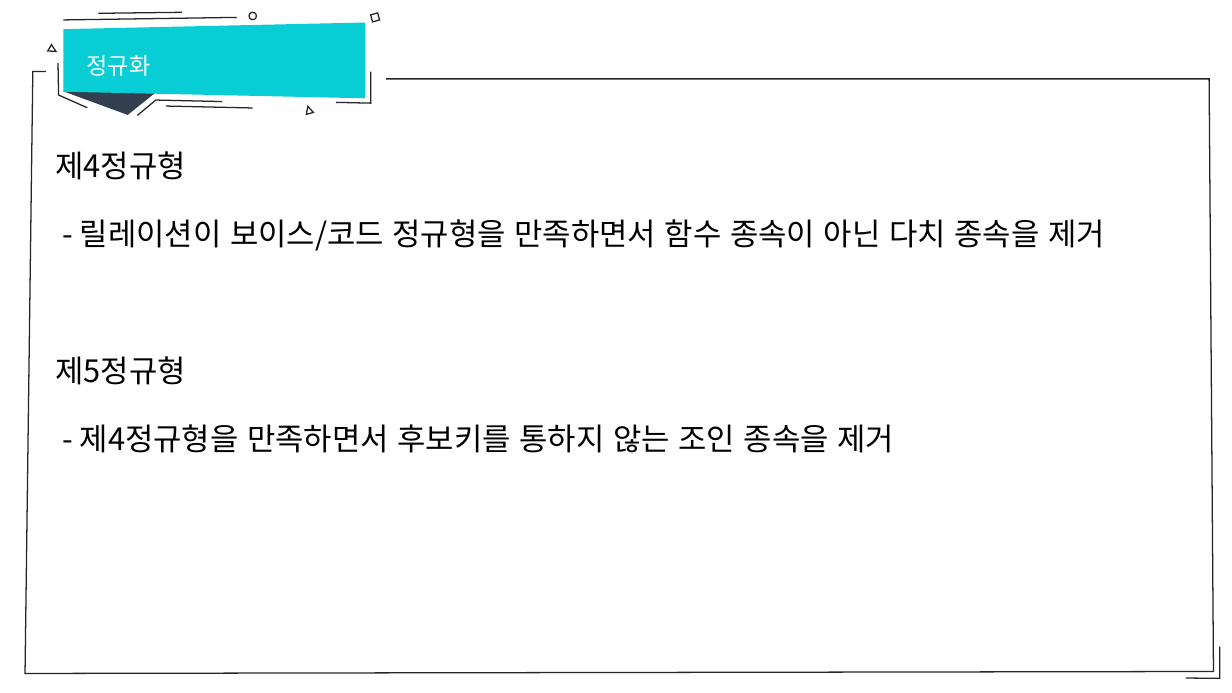
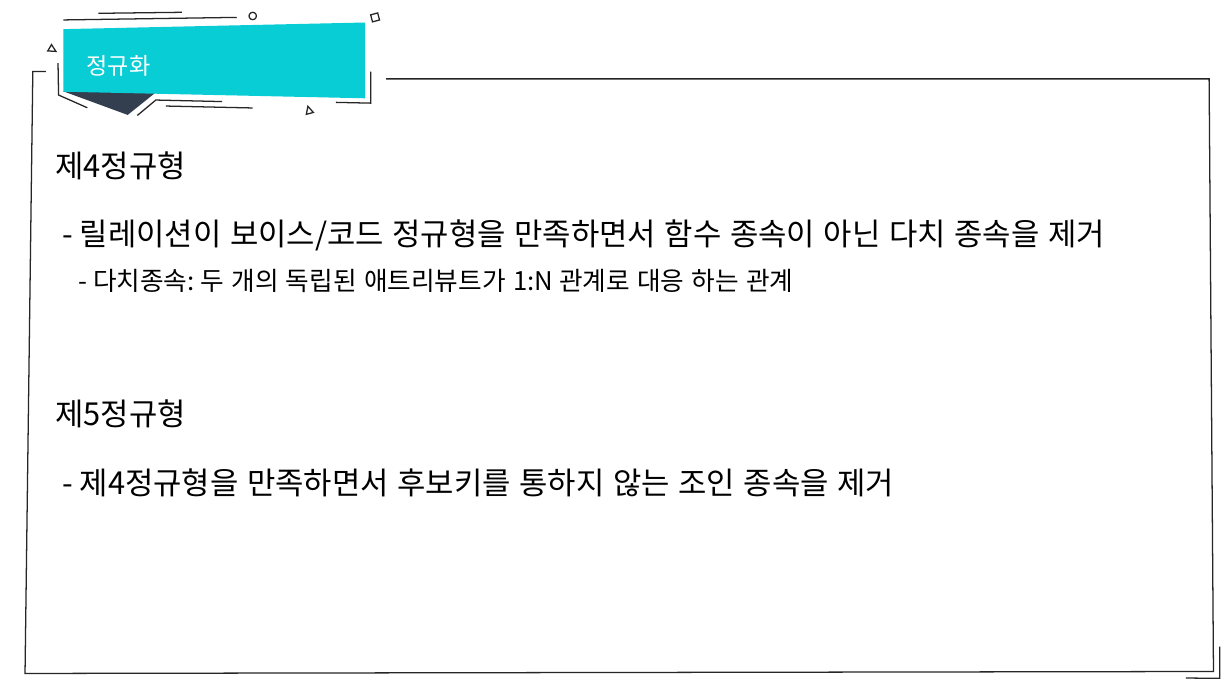
Before and after one commit to hitxid/openDatabase, a slide deck: slide 19 of database/12강 데이터베이스 정규화.pptx. Drawn at 1232x693 pixels with LibreOffice and Linux fonts; fonts in the diff are those of the drawing. Boxes give left, top, right and bottom in pixels: in the first picture for what was removed or moved away, otherwise in the second. Text is boxed around its words. In the diff, an @@ line names an element or a change of style, - is before the commit and + after.

```diff
--- a/database/12강 데이터베이스 정규화.pptx
+++ b/database/12강 데이터베이스 정규화.pptx
@@ text at (93, 268, 793, 293): paragraph added @@
+- 다치종속: 두 개의 독립된 애트리뷰트가 1:N 관계로 대응 하는 관계
```
Also in this commit, not shown: 3 other slides changed, 1 slide added, 6 other files.
